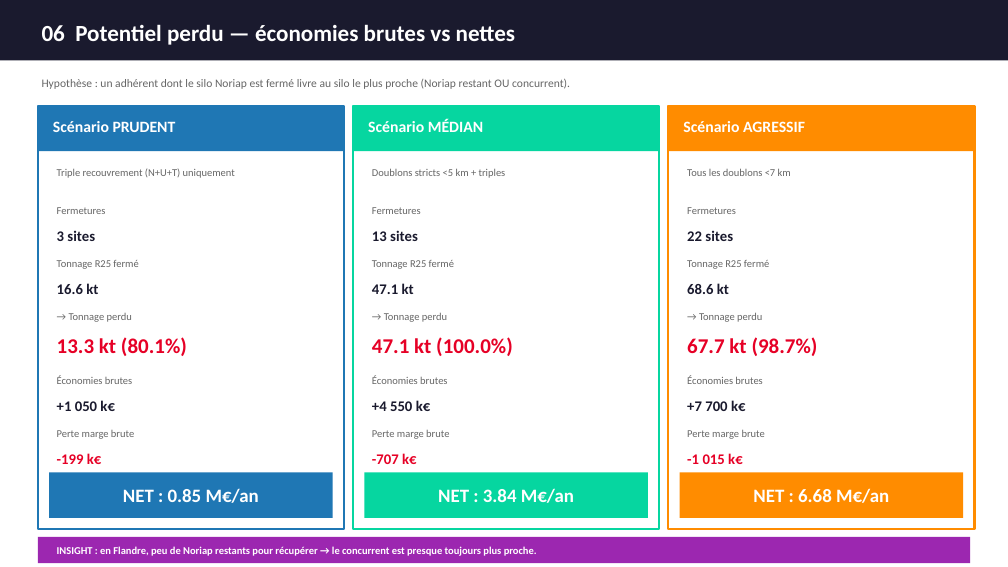
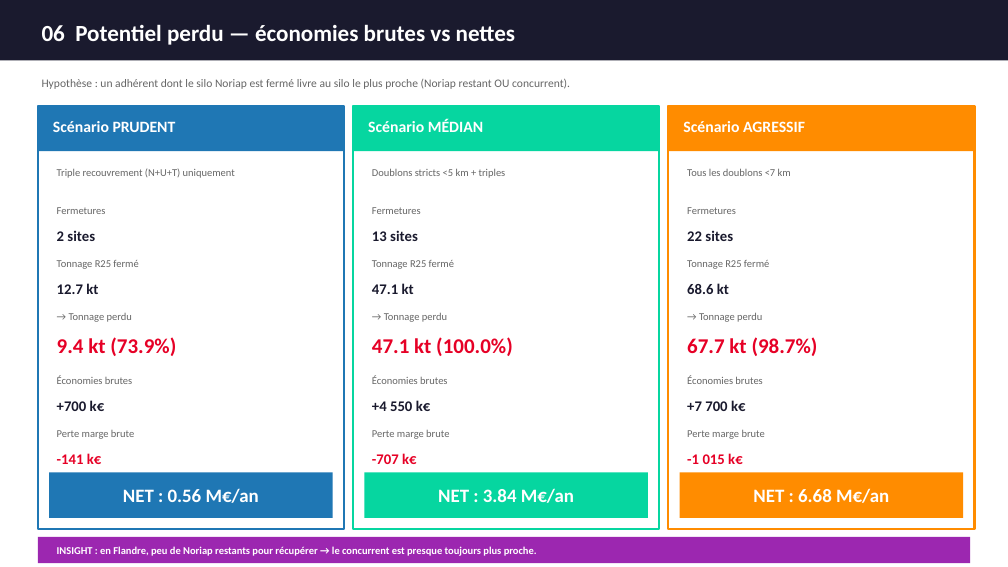
Before and after one commit to BOHG59/zone-flandres-carte, a slide deck: slide 12 of fusion_flandre_codir.pptx. Drawn at 1008x567 pixels with LibreOffice and Linux fonts; fonts in the diff are those of the drawing. Boxes give left, top, right and bottom in pixels: in the first picture for what was removed or moved away, otherwise in the second. Text is boxed around its words. In the diff, an @@ line names an element or a change of style, - is before the commit and + after.

```diff
--- a/fusion_flandre_codir.pptx
+++ b/fusion_flandre_codir.pptx
@@ text at box(57, 283, 98, 294): text changed @@
-16.6 kt
+12.7 kt
@@ text at box(57, 337, 176, 356): text changed @@
-13.3 kt (80.1%)
+9.4 kt (73.9%)
@@ text at box(57, 400, 105, 411): text changed @@
-+1 050 k€
++700 k€
@@ text at box(57, 453, 102, 464): text changed @@
--199 k€
+-141 k€
@@ text at box(123, 488, 259, 503): text changed @@
-NET : 0.85 M€/an
+NET : 0.56 M€/an
```
Also in this commit, not shown: 4 other slides changed, 5 other files.
